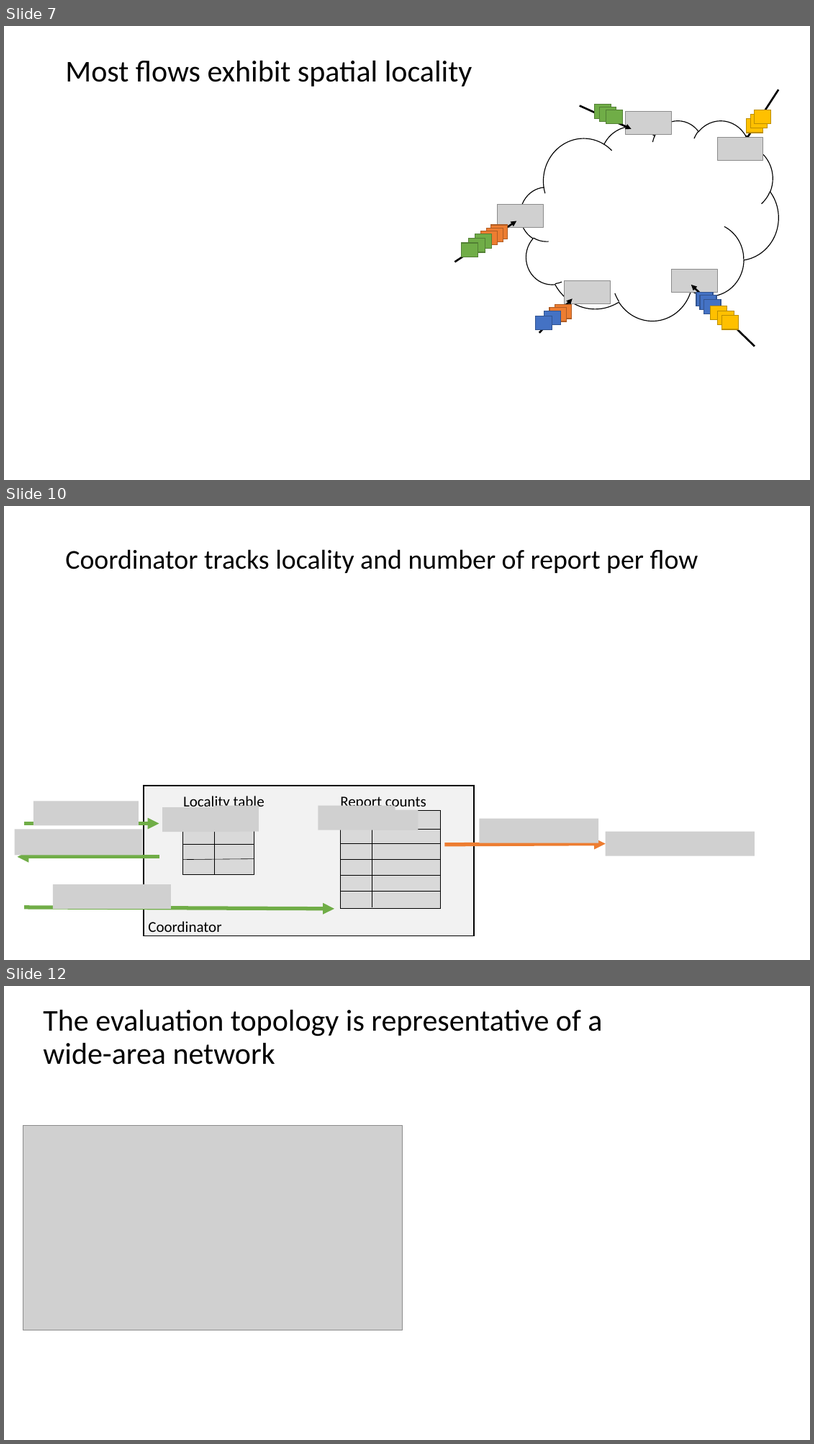
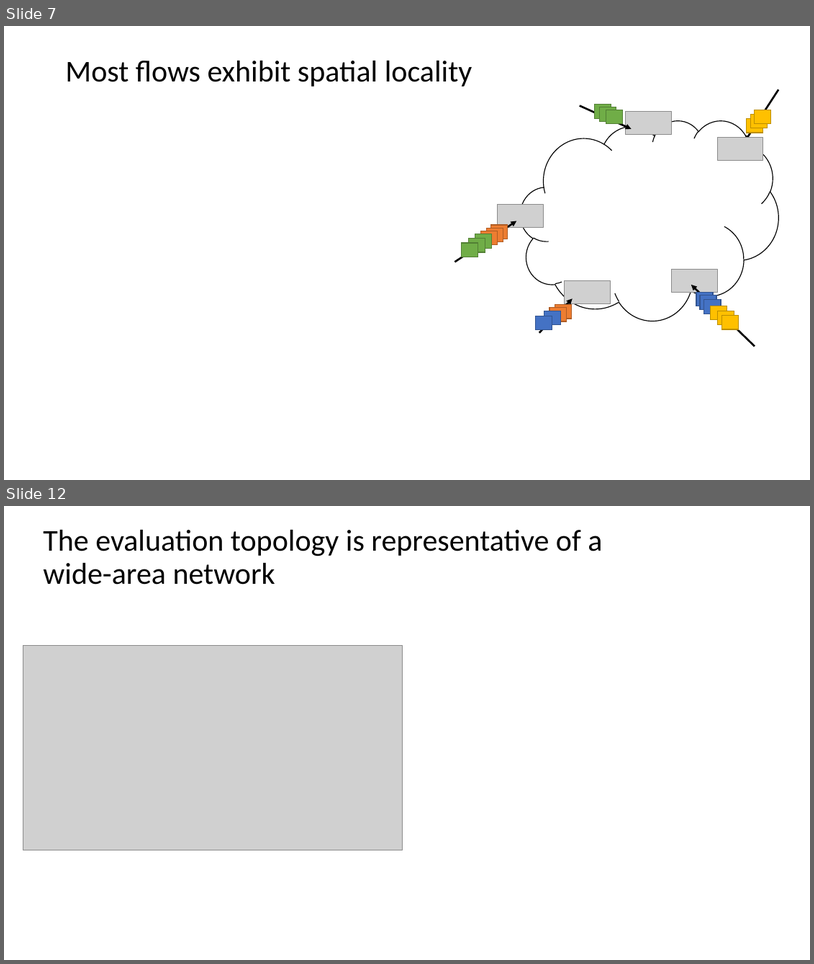
Before and after one commit to ymerkli/herding-elephants, a slide deck: presentation/herding_the_elephants_advnet.pptx. Shown one above the other, each under a label of ours: slides 7, 10 and 12 before the commit, slides 7 and 12 after it; the slides between them are not shown. The pictures are 814x1444 and 814x964 pixels, drawn with LibreOffice and Linux fonts; fonts in the diff are those of the drawing; grey boxes stand for pictures. Boxes give left, top, right and bottom in pixels: in the first picture for what was removed or moved away, otherwise in the second. Text is boxed around its words. In the diff, an @@ line names an element or a change of style, - is before the commit and + after.

```diff
--- a/presentation/herding_the_elephants_advnet.pptx
+++ b/presentation/herding_the_elephants_advnet.pptx
@@ slide 10 removed at (4,506,810,960), background #FFFFFF @@
@@ title removed at (65,549,699,573) @@
-Coordinator tracks locality and number of report per flow
@@ rectangle removed at (144,785,475,936) @@
@@ picture removed at (34,800,139,825) @@
@@ picture removed at (162,807,240,831) @@
@@ text removed at (183,795,265,806) @@
-Locality table
@@ picture removed at (214,806,259,831) @@
@@ picture removed at (318,806,396,830) @@
@@ text removed at (340,796,427,811) @@
-Report counts
@@ picture removed at (14,829,142,855) @@
@@ arrow removed from (25, 823) to (159, 823) @@
@@ rectangle removed at (183,811,255,875) @@
@@ line removed from (183, 829) to (255, 829) @@
@@ line removed from (214, 811) to (214, 875) @@
@@ rectangle removed at (341,811,441,908) @@
@@ line removed from (341, 829) to (441, 829) @@
@@ line removed from (373, 811) to (373, 907) @@
@@ picture removed at (373,810,419,830) @@
@@ picture removed at (479,818,599,842) @@
@@ line removed from (183, 844) to (255, 844) @@
@@ line removed from (341, 843) to (441, 843) @@
@@ arrow removed from (445, 844) to (606, 844) @@
@@ picture removed at (606,831,756,856) @@
@@ arrow removed from (160, 857) to (17, 857) @@
@@ line removed from (183, 860) to (255, 859) @@
@@ line removed from (341, 860) to (441, 860) @@
@@ picture removed at (53,884,171,908) @@
@@ line removed from (341, 875) to (441, 875) @@
@@ line removed from (341, 891) to (441, 891) @@
@@ arrow removed from (25, 907) to (334, 908) @@
@@ text removed at (148,921,221,936) @@
-Coordinator
```
Also in this commit, not shown: 6 slides changed, 1 slide added, 1 other slide removed.
